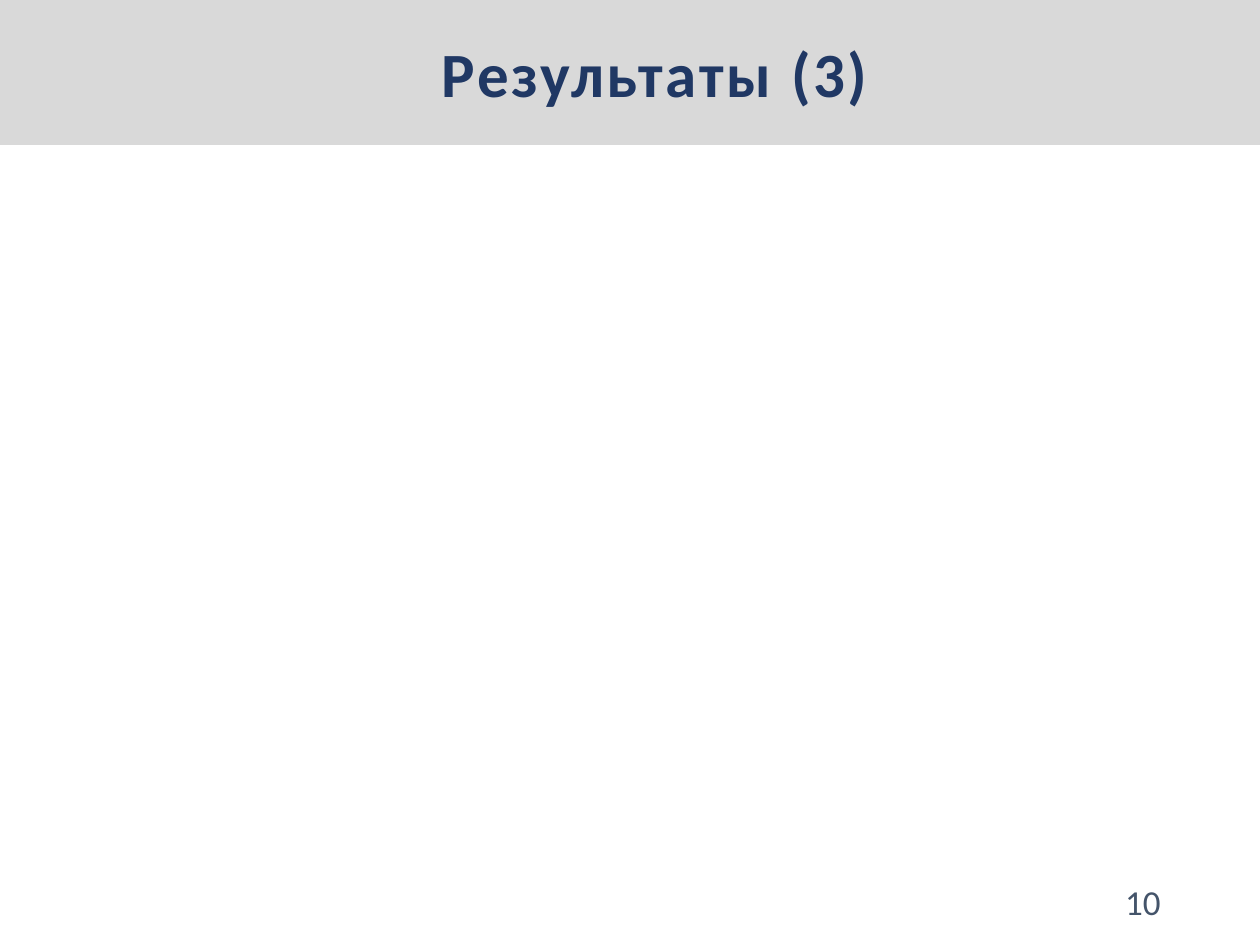
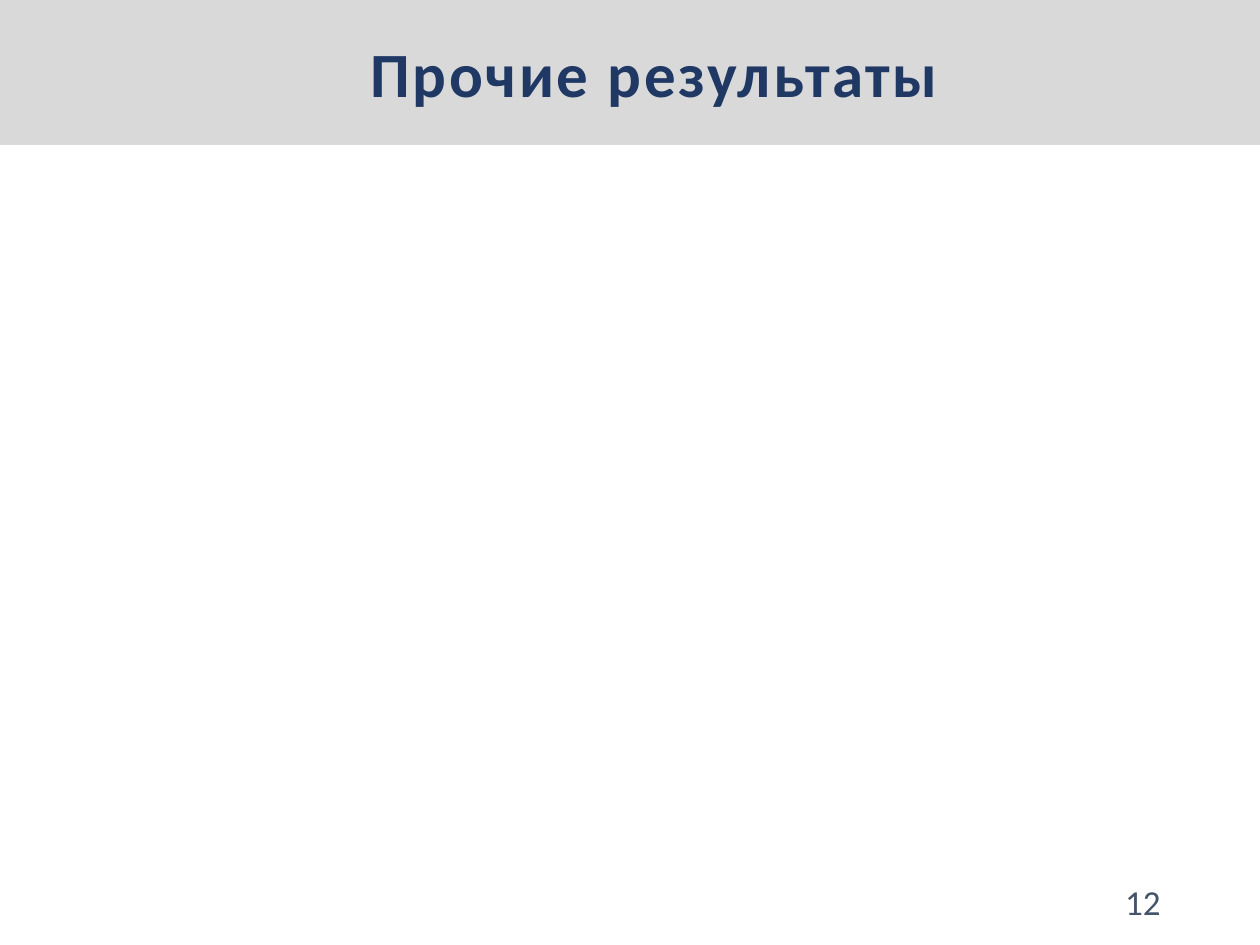
Before and after one commit to heinwol/master-thesis, a slide deck: slide 12 of presentation/Корешков НИР.pptx (slide 10 before the commit). Drawn at 1260x945 pixels with LibreOffice and Linux fonts; fonts in the diff are those of the drawing; grey boxes stand for pictures. Boxes give left, top, right and bottom in pixels: in the first picture for what was removed or moved away, otherwise in the second. Text is boxed around its words. In the diff, an @@ line names an element or a change of style, - is before the commit and + after.

```diff
--- a/presentation/Корешков НИР.pptx
+++ b/presentation/Корешков НИР.pptx
@@ text in rectangle at (371,56,938,107): text changed @@
-Результаты (3)
+Прочие результаты
@@ page number at (1125,892,1160,915): text changed @@
-10
+12
```
Also in this commit, not shown: 2 other slides changed, 6 slides added, 2 slides removed, 1 other file.
